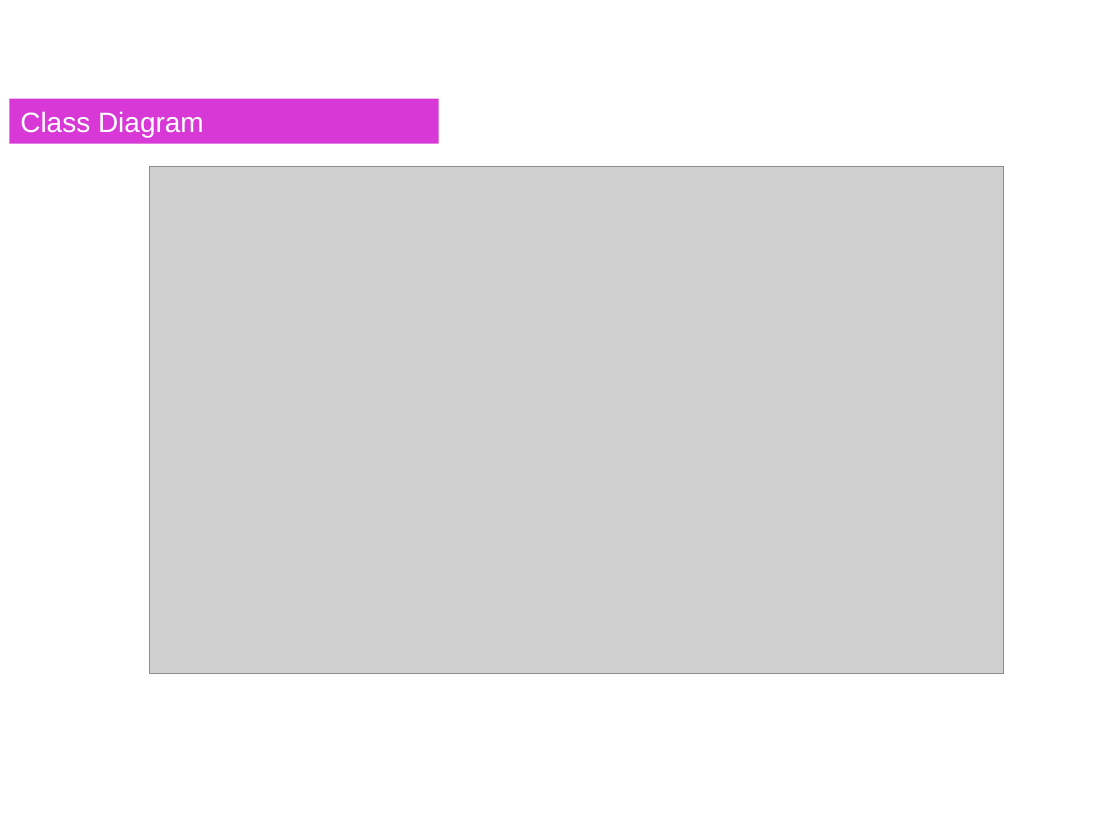
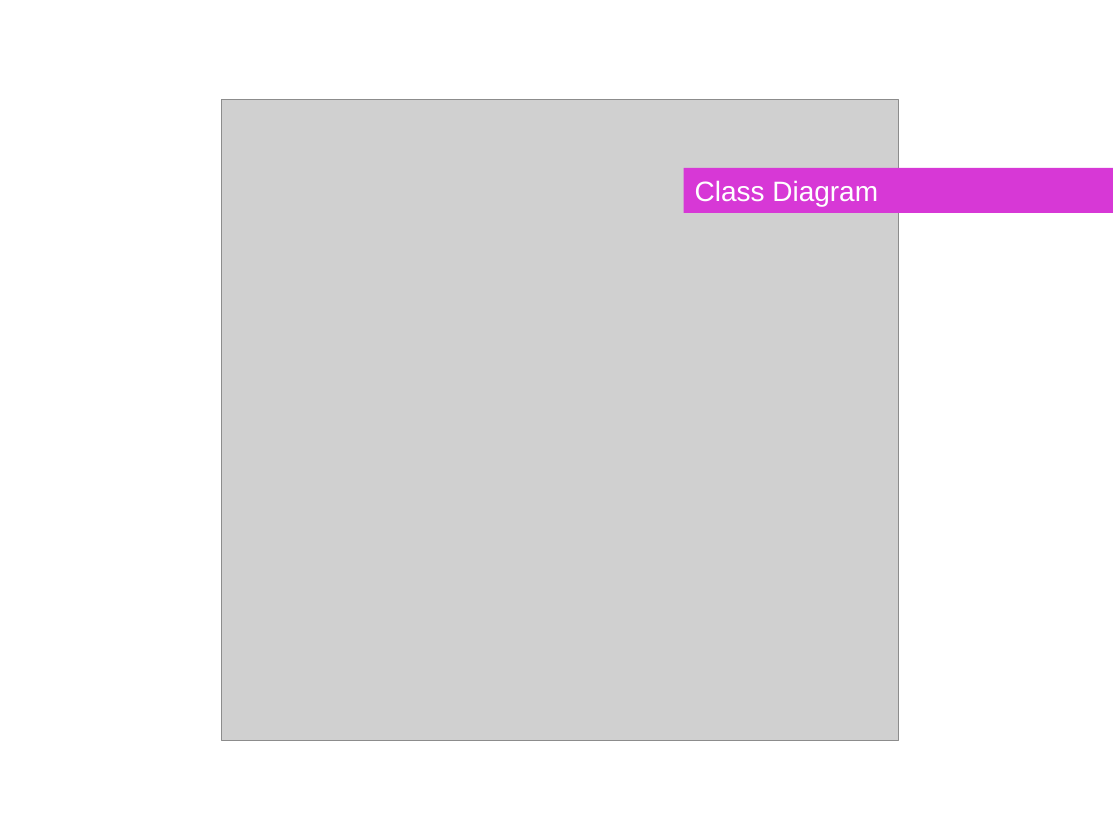
Before and after one commit to Alahaz/Penulisan-Ilmiah, a slide deck: slide 7 of Lain-lain/10106195_Slide_Presentasi.ppt (slide 6 before the commit). Drawn at 1120x840 pixels with LibreOffice and Linux fonts; fonts in the diff are those of the drawing; grey boxes stand for pictures; background and template pictures are left out. Boxes give left, top, right and bottom in pixels: in the first picture for what was removed or moved away, otherwise in the second. Text is boxed around its words. In the diff, an @@ line names an element or a change of style, - is before the commit and + after.

```diff
--- a/Lain-lain/10106195_Slide_Presentasi.ppt
+++ b/Lain-lain/10106195_Slide_Presentasi.ppt
@@ picture resized from (x1=149, y1=167, x2=1002, y2=673) to (x1=222, y1=100, x2=898, y2=740) @@
@@ rectangle "Class Diagram" moved from (x1=9, y1=99, x2=438, y2=143) to (x1=683, y1=168, x2=1112, y2=213) @@
```
Also in this commit, not shown: 4 other slides changed, 6 slides added, 1 slide removed, 3 other files.
